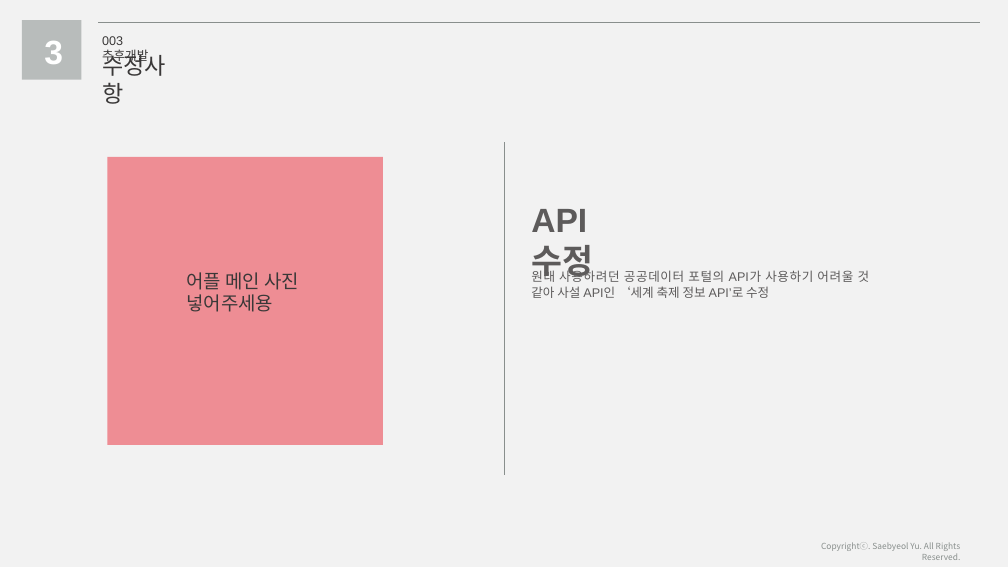
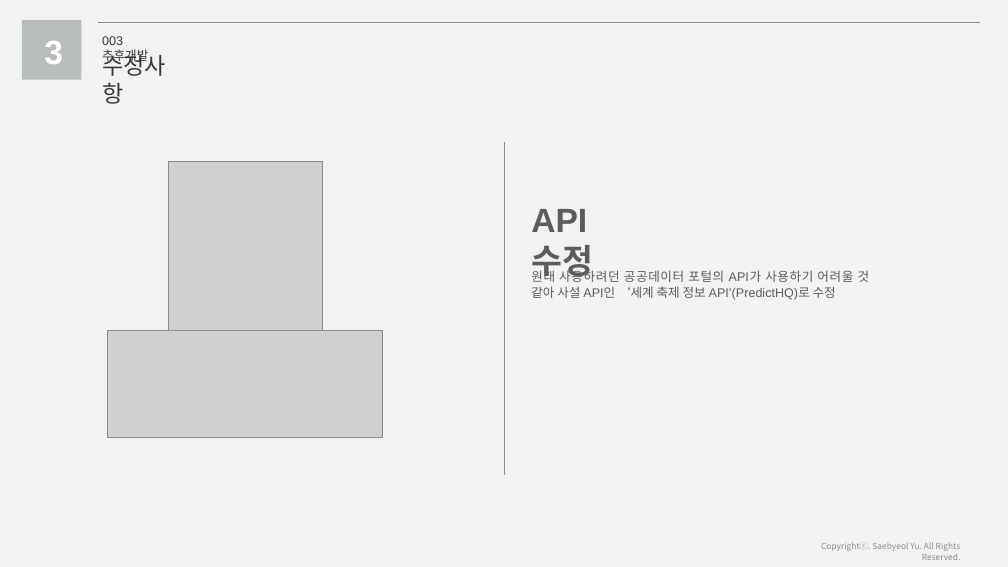
Before and after one commit to whale14/daelimProject, a slide deck: slide 12 of 발표자료.pptx. Drawn at 1008x567 pixels with LibreOffice and Linux fonts; fonts in the diff are those of the drawing; grey boxes stand for pictures. Boxes give left, top, right and bottom in pixels: in the first picture for what was removed or moved away, otherwise in the second. Text is boxed around its words. In the diff, an @@ line names an element or a change of style, - is before the commit and + after.

Commit message:
발표자료 수정

```diff
--- a/발표자료.pptx
+++ b/발표자료.pptx
@@ rectangle removed at [107,157,383,445] @@
@@ picture added at [168,161,322,332] @@
@@ text at [531,268,870,300]: text changed @@
-원래 사용하려던 공공데이터 포털의 API가 사용하기 어려울 것 같아 사설 API인 ‘세계 축제 정보 API’로 수정
+원래 사용하려던 공공데이터 포털의 API가 사용하기 어려울 것 같아 사설 API인 ‘세계 축제 정보 API’(PredictHQ)로 수정
@@ text removed at [186,272,299,312] @@
-어플 메인 사진
-넣어주세용
@@ picture added at [107,330,383,438] @@
```
